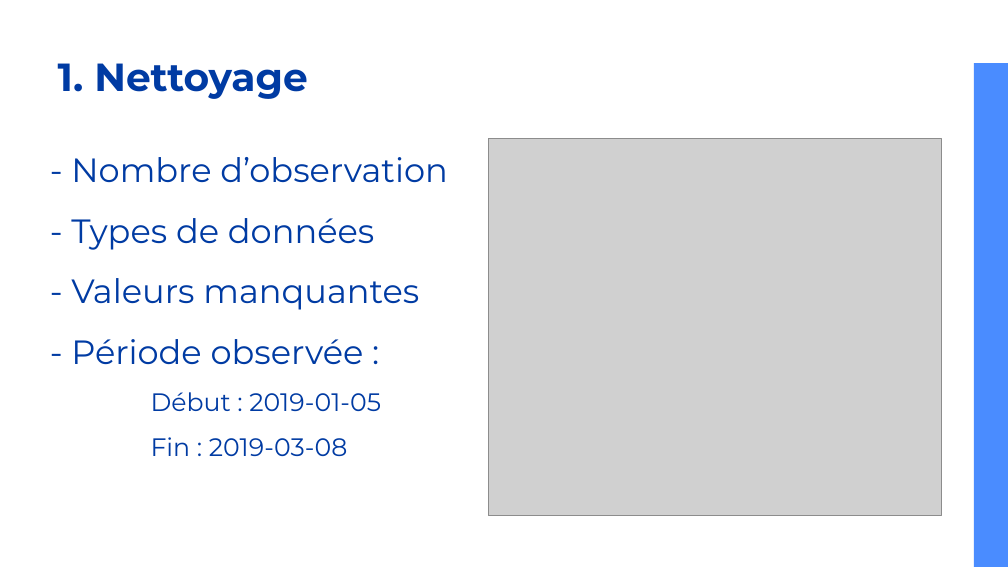
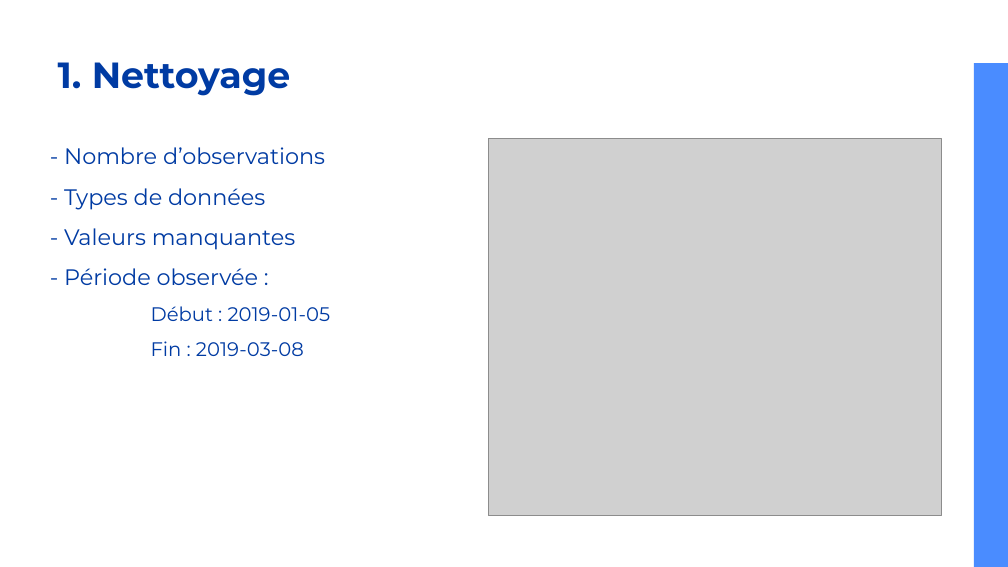
Before and after one commit to caseguin/Clustering, a slide deck: slide 5 of SuperMarket_clustering2.odp. Drawn at 1008x567 pixels with LibreOffice and Linux fonts; fonts in the diff are those of the drawing; grey boxes stand for pictures. Boxes give left, top, right and bottom in pixels: in the first picture for what was removed or moved away, otherwise in the second. Text is boxed around its words. In the diff, an @@ line names an element or a change of style, - is before the commit and + after.

```diff
--- a/SuperMarket_clustering2.odp
+++ b/SuperMarket_clustering2.odp
@@ title "1. Nettoyage" at [58,62,291,96]: size 28 to 26 pt @@
@@ title at [64,147,331,356]: text changed; size 24 to 16 pt @@
-- Nombre d’observation
-- Types de données
-- Valeurs manquantes
-- Période observée :
-Début : 2019-01-05
-Fin : 2019-03-08
+- Nombre d’observations
+- Types de données
+- Valeurs manquantes
+- Période observée :
+Début : 2019-01-05
+Fin : 2019-03-08
```
Also in this commit, not shown: 24 other slides changed, 4 slides added, 3 slides removed, 13 other files.
